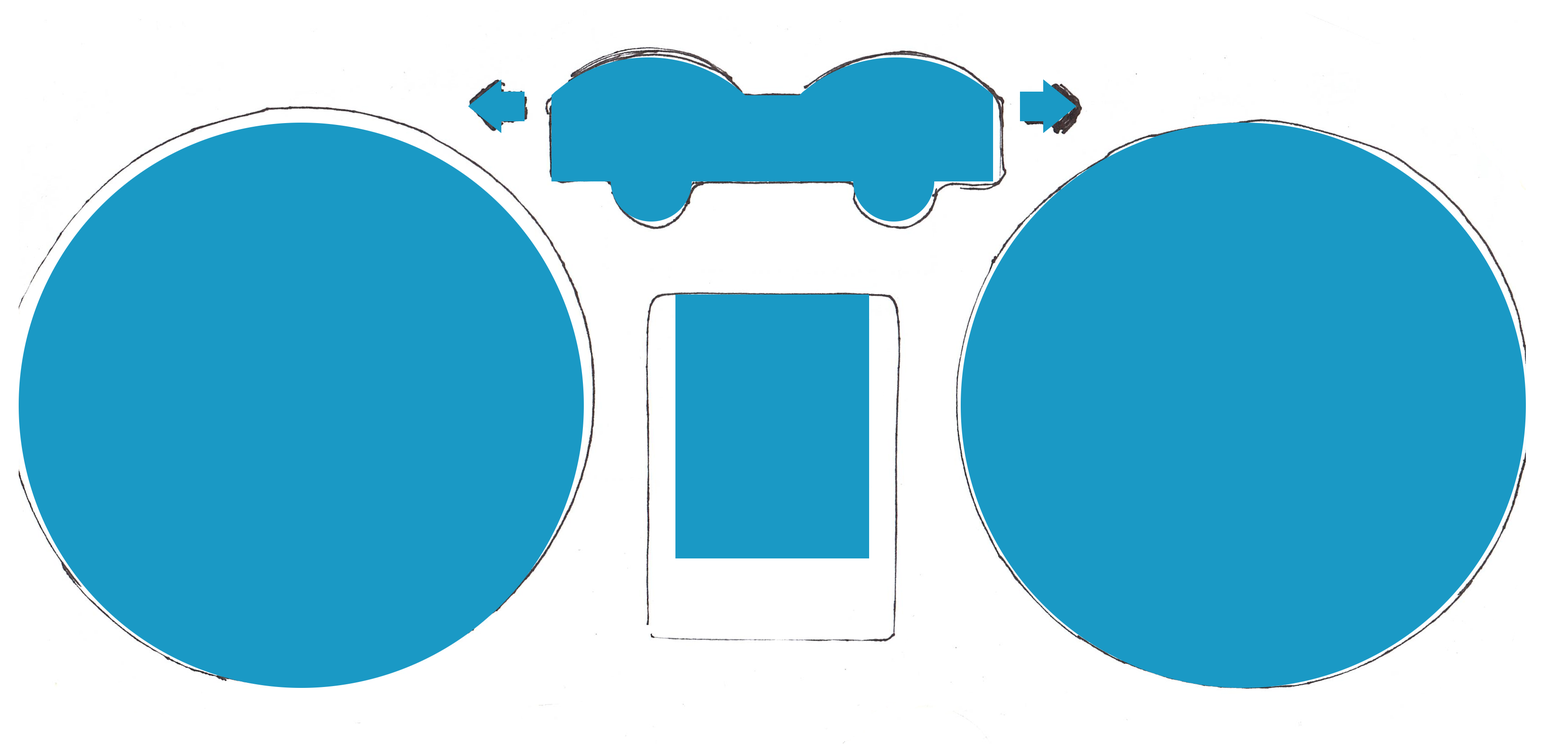
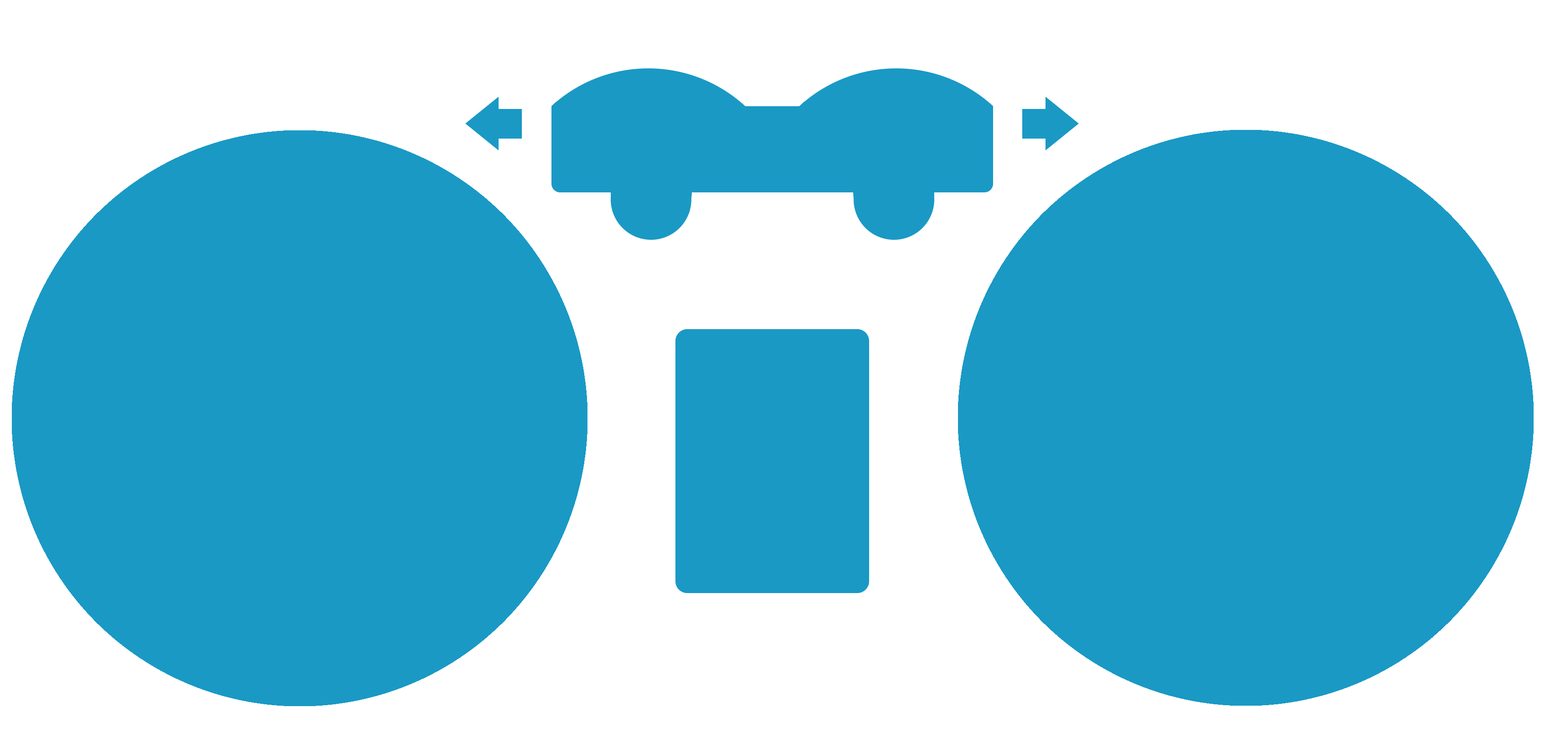
The second (1545, 754) image is a revision of the first. Changes to its layers:
added layer "new big" above "lcd" over [11, 129, 1534, 706]
painted on "lcd" over [11, 12, 1534, 744]
painted on "arrows" over [11, 12, 1534, 744]
painted on "small" over [11, 12, 1534, 744]
removed layer "big" over [11, 12, 1534, 744]
hid "original_scan.jpg" over [11, 12, 1534, 744]
